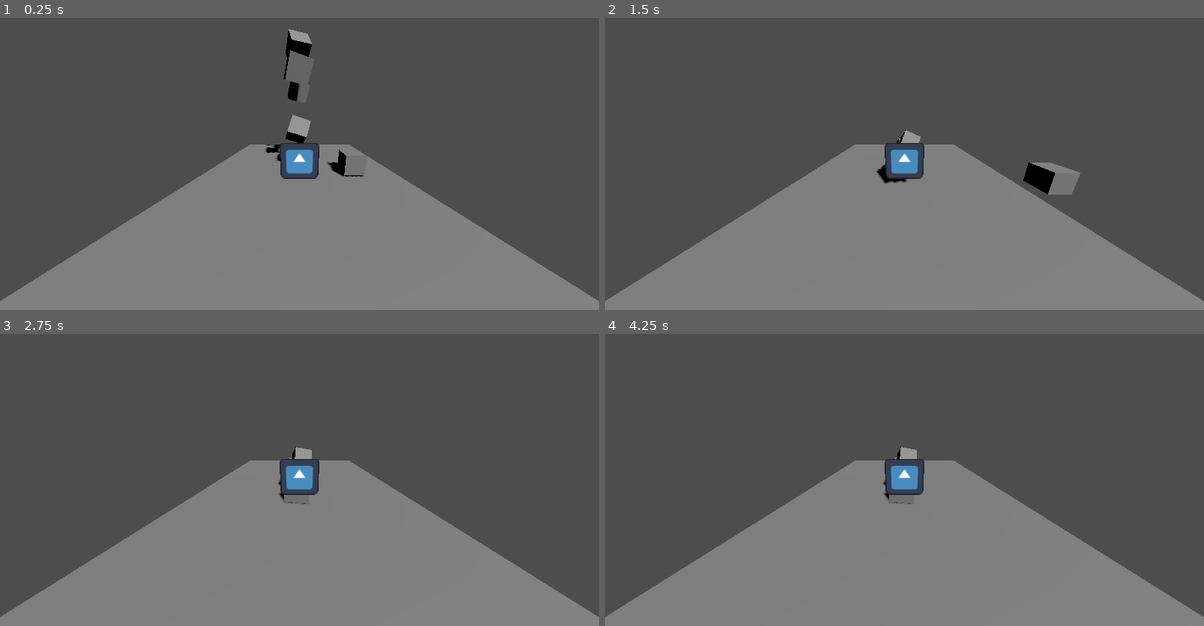
Above: before the commit, frames 1-4 (two rows, left to right).
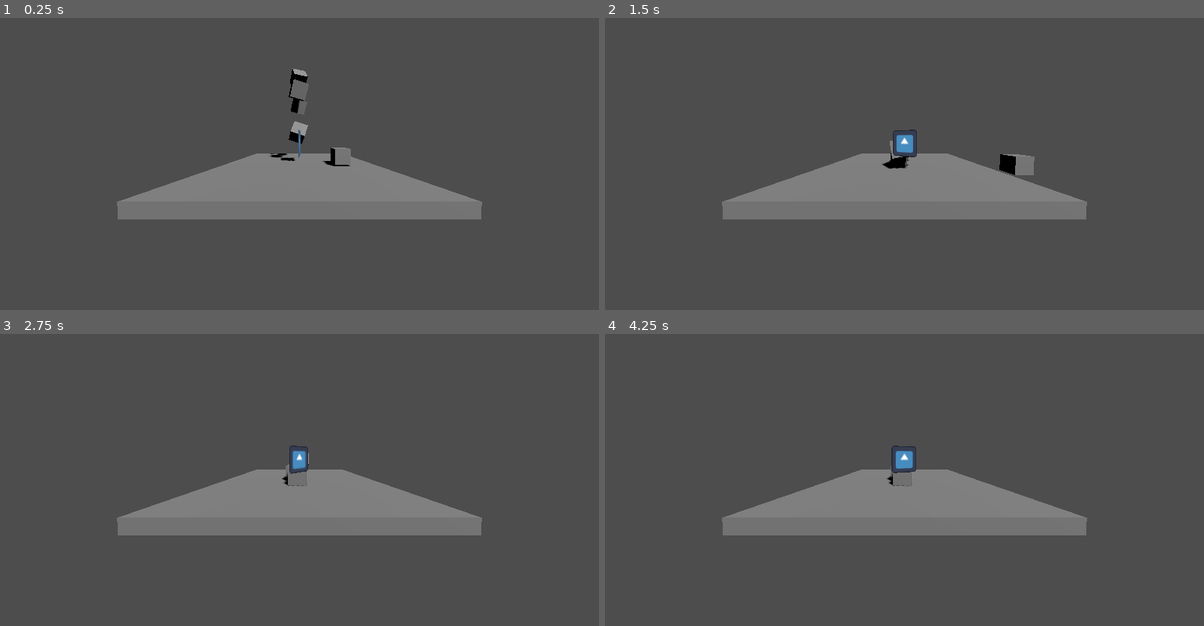
Above: after the commit, the same moments.

Repository: V102002/Godot-3D-Platformer
Game: Godot game, scene res://level_1.tscn
The game is run twice, just before and just after one commit, with the same random seed, the same clock (stepped at 60 frames per second) and the same inputs. The engine's default icon, where the game draws it, is replaced by a stand-in: a white triangle on a blue panel in a dark square.
Inputs:
- Up to frame 1 (0.25 s): no input
- Up to frame 2 (1.5 s): tap Enter (ui_accept) at 0.5, 0.77 s; hold Right (ui_right) 0.53-1.28 s; hold Down (ui_down) from 1.28 s (still down)
- Up to frame 3 (2.75 s): tap Enter (ui_accept) at 1.52 s; release Down (ui_down) at 2.03 s; hold Right (ui_right) from 2.03 s (still down)
- Up to frame 4 (4.25 s): release Right (ui_right) at 2.78 s; hold Up (ui_up) 2.78-3.53 s; tap Enter (ui_accept) at 3.02, 3.77 s; hold Left (ui_left) from 3.53 s (still down)

The runs differ from the first frame. In frame 1, 28% of the frame differs, in the area x 0-100%, y 3-100%; in frame 2, 29%, in the area x 0-100%, y 38-100%; in frame 3, 28%; in frame 4, 28%.

Commit message:
Modified player script and icon script

Diff:
--- a/3dplatformer/bob.gd
+++ b/3dplatformer/bob.gd
@@ -1,6 +1,6 @@
 extends CharacterBody3D
 
-
+#Need variable to move the object around
 const SPEED = 5.0
 const JUMP_VELOCITY = 4.5
 
--- a/3dplatformer/icon.gd
+++ b/3dplatformer/icon.gd
@@ -1,11 +1,13 @@
 extends Sprite3D
 
-
+var coins = 5 #Number
+var player_name = "Robot" #String
+var hearts = 3.5 #float
 # Called when the node enters the scene tree for the first time.
 func _ready() -> void:
-	pass # Replace with function body.
+	pass
 
 
 # Called every frame. 'delta' is the elapsed time since the previous frame.
 func _process(delta: float) -> void:
-	pass
+	rotate_y(0.1)
--- a/3dplatformer/level_1.tscn
+++ b/3dplatformer/level_1.tscn
@@ -1,8 +1,9 @@
-[gd_scene load_steps=6 format=3 uid="uid://bkheh57fwjyh"]
+[gd_scene load_steps=7 format=3 uid="uid://bkheh57fwjyh"]
 
 [ext_resource type="PackedScene" uid="uid://ce4ste77nkwa8" path="res://block.tscn" id="1_udh5x"]
 [ext_resource type="PackedScene" uid="uid://22qtc8l7cx07" path="res://bob.tscn" id="2_kf7nb"]
 [ext_resource type="Texture2D" uid="uid://vxxlo6ihbho7" path="res://icon.svg" id="3_b1w1b"]
+[ext_resource type="Script" path="res://icon.gd" id="4_vn01e"]
 
 [sub_resource type="BoxMesh" id="BoxMesh_w0wju"]
 size = Vector3(10, 0.5, 10)
@@ -13,7 +14,7 @@
 [node name="Level1" type="Node3D"]
 
 [node name="Camera3D" type="Camera3D" parent="."]
-transform = Transform3D(1, 0, 0, 0, 0.970012, 0.243056, 0, -0.243056, 0.970012, 0, 3.29085, 6.04547)
+transform = Transform3D(1, 0, 0, 0, 0.999604, 0.0281311, 0, -0.0281311, 0.999604, 0, 1.9805, 8.04874)
 fov = 112.279
 
 [node name="Floor" type="StaticBody3D" parent="."]
@@ -46,6 +47,7 @@
 [node name="Bob" parent="." instance=ExtResource("2_kf7nb")]
 transform = Transform3D(1, 0, 0, 0, 1, 0, 0, 0, 1, 2.71829, 1.12139, 0.512473)
 
-[node name="Sprite3D" type="Sprite3D" parent="."]
+[node name="Icon" type="Sprite3D" parent="."]
 transform = Transform3D(1, 0, 0, 0, 1, 0, 0, 0, 1, 0, 1.75766, 2.5798)
 texture = ExtResource("3_b1w1b")
+script = ExtResource("4_vn01e")
